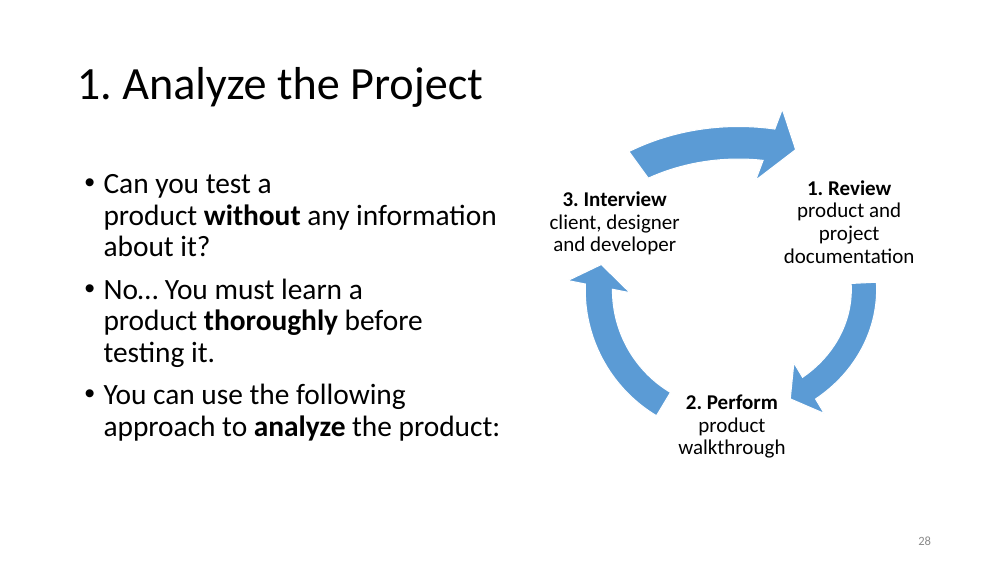
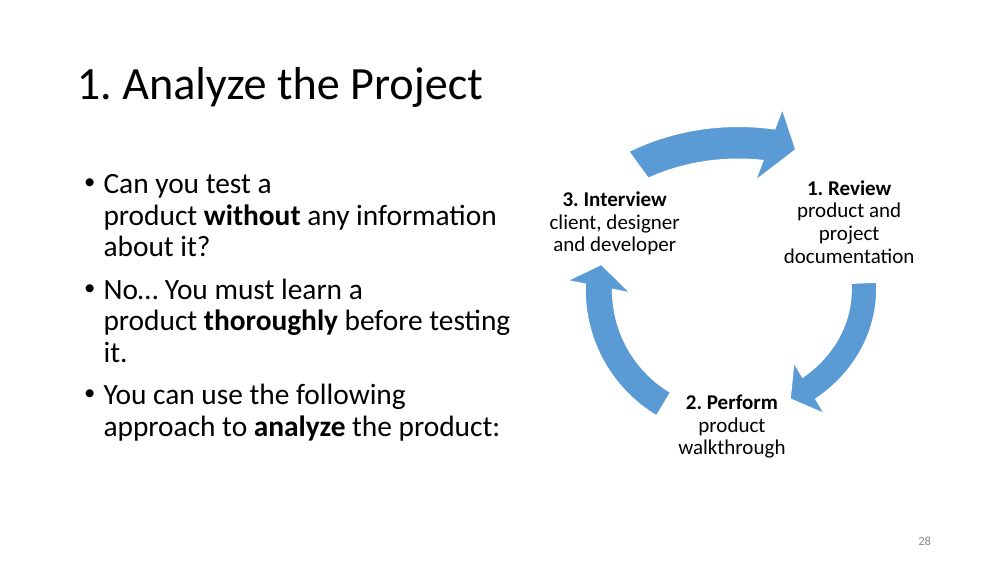
Before and after one commit to malenezi/malenezi, a slide deck: slide 28 of SE401/Lectures/4-Software Testing Plans and Test cases/Test Plan.pptx. Drawn at 1008x567 pixels with LibreOffice and Linux fonts; fonts in the diff are those of the drawing. Boxes give left, top, right and bottom in pixels: in the first picture for what was removed or moved away, otherwise in the second. Text is boxed around its words. In the diff, an @@ line names an element or a change of style, - is before the commit and + after.

```diff
--- a/SE401/Lectures/4-Software Testing Plans and Test cases/Test Plan.pptx
+++ b/SE401/Lectures/4-Software Testing Plans and Test cases/Test Plan.pptx
@@ text "Can you test a product ..." rewrapped from <box>104,174,501,441</box> to <box>104,174,510,441</box> @@
```
Also in this commit, not shown: 2 other slides changed, 1 other file.
